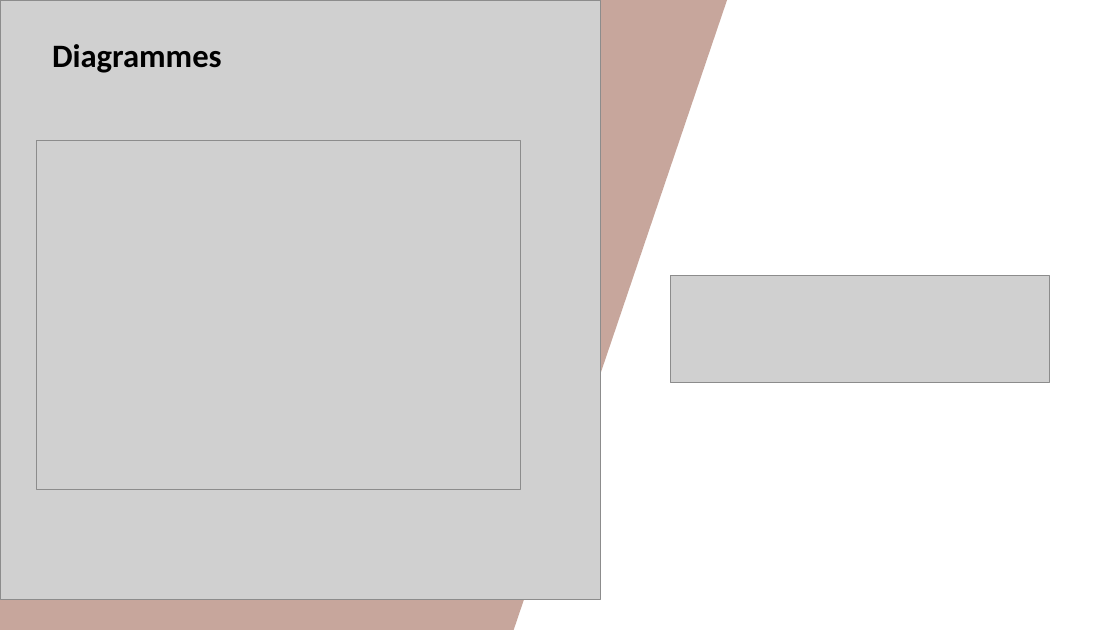
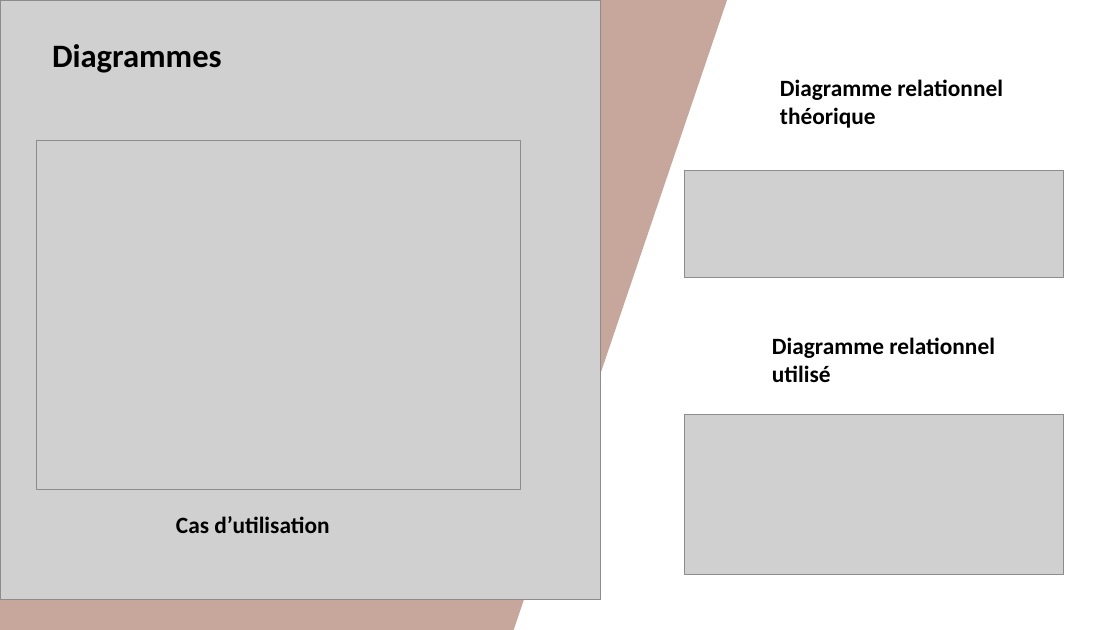
Before and after one commit to DsMikael/Projet_5_Todoc, a slide deck: slide 8 of P5_05_Presentation.pptx. Drawn at 1120x630 pixels with LibreOffice and Linux fonts; fonts in the diff are those of the drawing; grey boxes stand for pictures. Boxes give left, top, right and bottom in pixels: in the first picture for what was removed or moved away, otherwise in the second. Text is boxed around its words. In the diff, an @@ line names an element or a change of style, - is before the commit and + after.

Commit message:
Update Presentation.pptx

```diff
--- a/P5_05_Presentation.pptx
+++ b/P5_05_Presentation.pptx
@@ text added at <box>780,79,1003,128</box>, 20 pt, text #000000, bold @@
+Diagramme relationnel théorique
@@ picture added at <box>685,171,1064,278</box> @@
@@ picture removed at <box>670,276,1049,383</box> @@
@@ text added at <box>772,337,995,382</box>, 20 pt, text #000000, bold @@
+Diagramme relationnel
+utilisé
@@ picture added at <box>685,414,1064,575</box> @@
@@ text added at <box>176,516,329,533</box>, 20 pt, text #000000, bold @@
+Cas d’utilisation
```
Also in this commit, not shown: 1 slide added, 1 slide removed.
